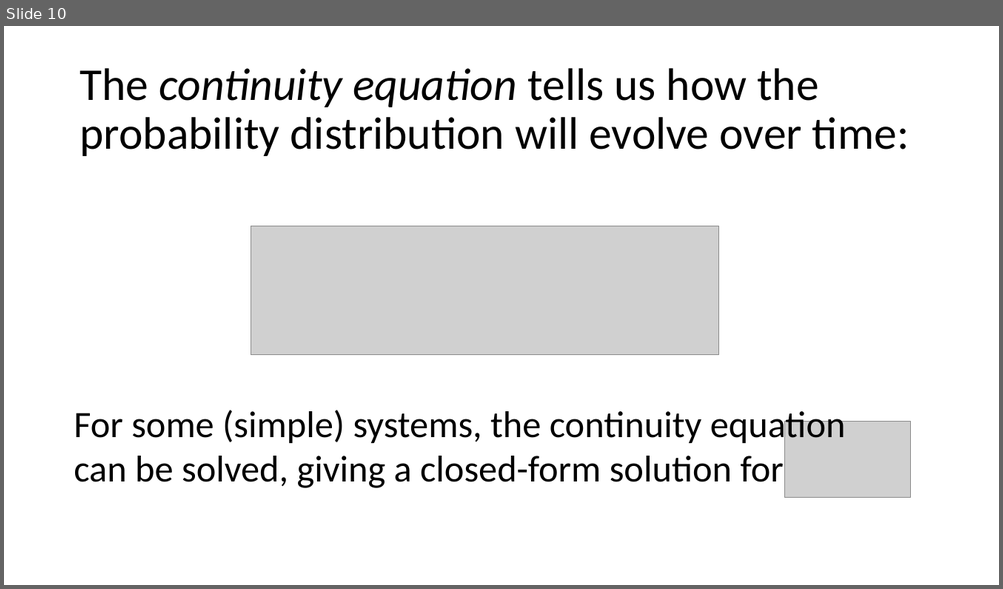
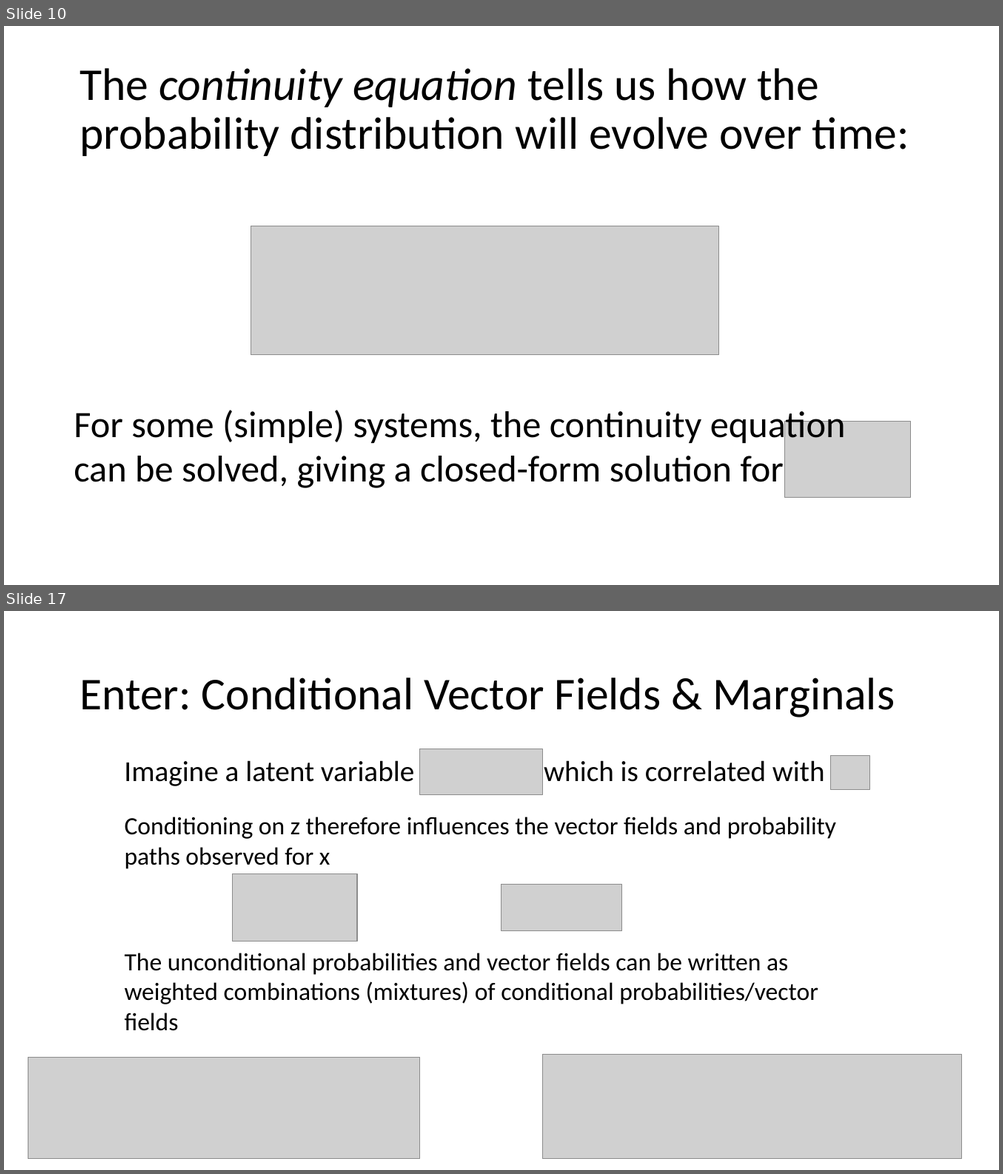
Before and after one commit to Dunni3/flowmatch_from_scratch, a slide deck: group_meeting_presentation.pptx. Shown one above the other, each under a label of ours: slide 10 before the commit, slides 10 and 17 after it; the slides between them are not shown. The pictures are 1003x589 and 1003x1174 pixels, drawn with LibreOffice and Linux fonts; fonts in the diff are those of the drawing; grey boxes stand for pictures. Boxes give left, top, right and bottom in pixels: in the first picture for what was removed or moved away, otherwise in the second. Text is boxed around its words. In the diff, an @@ line names an element or a change of style, - is before the commit and + after.

```diff
--- a/group_meeting_presentation.pptx
+++ b/group_meeting_presentation.pptx
@@ slide 17 added at (4,611,999,1170), background #FFFFFF @@
@@ title added at (79,678,894,718), 44 pt, text #000000 @@
+Enter: Conditional Vector Fields & Marginals
@@ text added at (124,754,853,789), 28 pt, text #000000 @@
+Imagine a latent variable z which is correlated with xt
@@ picture added at (420,749,542,795) @@
@@ picture added at (831,756,870,789) @@
@@ text added at (125,817,836,869), 24 pt, text #000000 @@
+Conditioning on z therefore influences the vector fields and probability paths observed for x
@@ picture added at (233,874,358,943) @@
@@ picture added at (502,885,622,932) @@
@@ text added at (125,953,818,1031), 24 pt, text #000000 @@
+The unconditional probabilities and vector fields can be written as weighted combinations (mixtures) of conditional probabilities/vector fields
@@ picture added at (28,1058,420,1159) @@
@@ picture added at (542,1055,962,1159) @@
```
Also in this commit, not shown: 2 slides changed, 10 other slides added, 1 other file.
